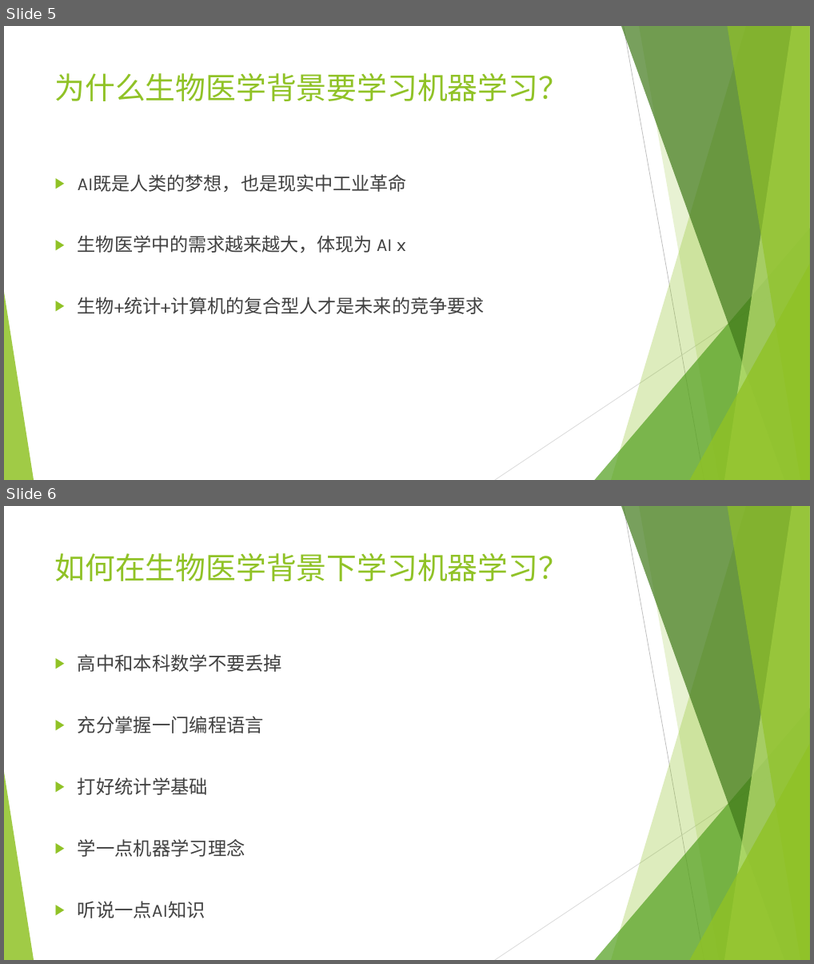
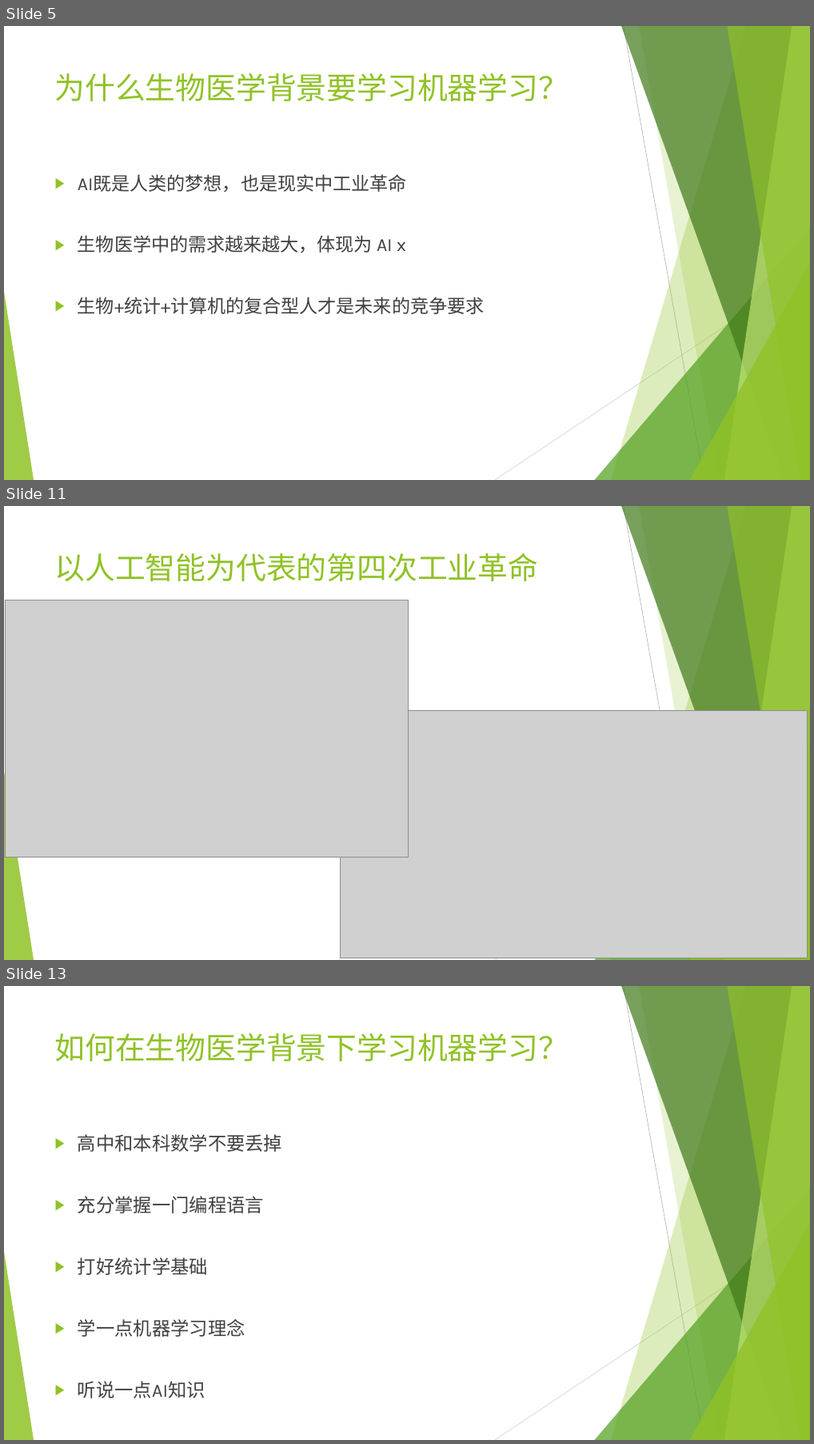
Before and after one commit to wangyi-fudan/BIOL130173, a slide deck: 0_why_and_how.pptx. Shown one above the other, each under a label of ours: slides 5 and 6 before the commit, slides 5, 11 and 13 after it; the slides between them are not shown. The pictures are 814x964 and 814x1444 pixels, drawn with LibreOffice and Linux fonts; fonts in the diff are those of the drawing; grey boxes stand for pictures. Boxes give left, top, right and bottom in pixels: in the first picture for what was removed or moved away, otherwise in the second. Text is boxed around its words. In the diff, an @@ line names an element or a change of style, - is before the commit and + after.

```diff
--- a/0_why_and_how.pptx
+++ b/0_why_and_how.pptx
@@ slide 11 added at [4, 506, 810, 960], background #FFFFFF; not listed: 10 template elements that a slide beside it also shows @@
@@ title added at [55, 553, 539, 581], 36 pt, text #90C226 @@
+以人工智能为代表的第四次工业革命
@@ picture added at [6, 600, 409, 856] @@
@@ picture added at [340, 711, 807, 957] @@
@@ what was slide 6 is now slide 13 @@
```
Also in this commit, not shown: 6 other slides added.
